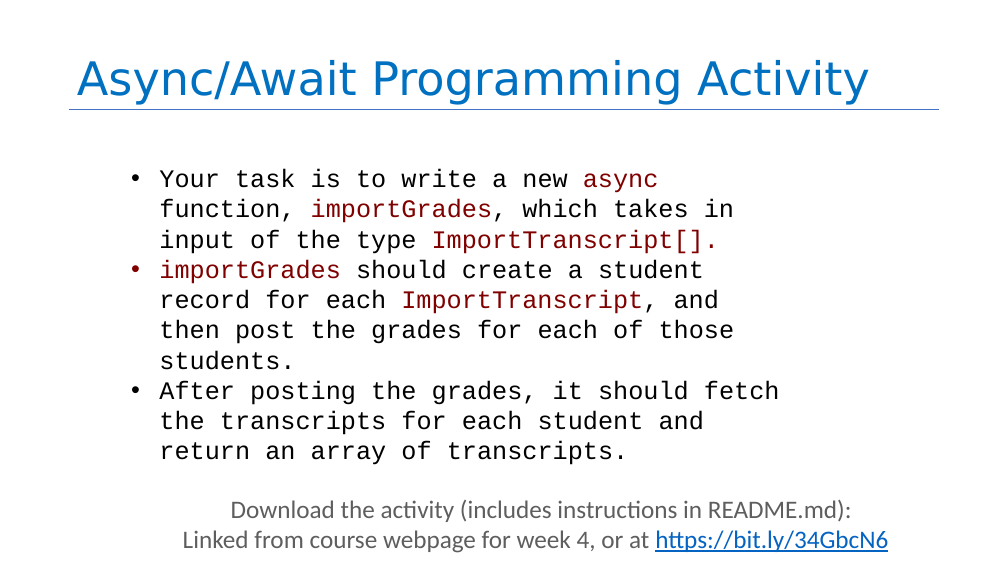
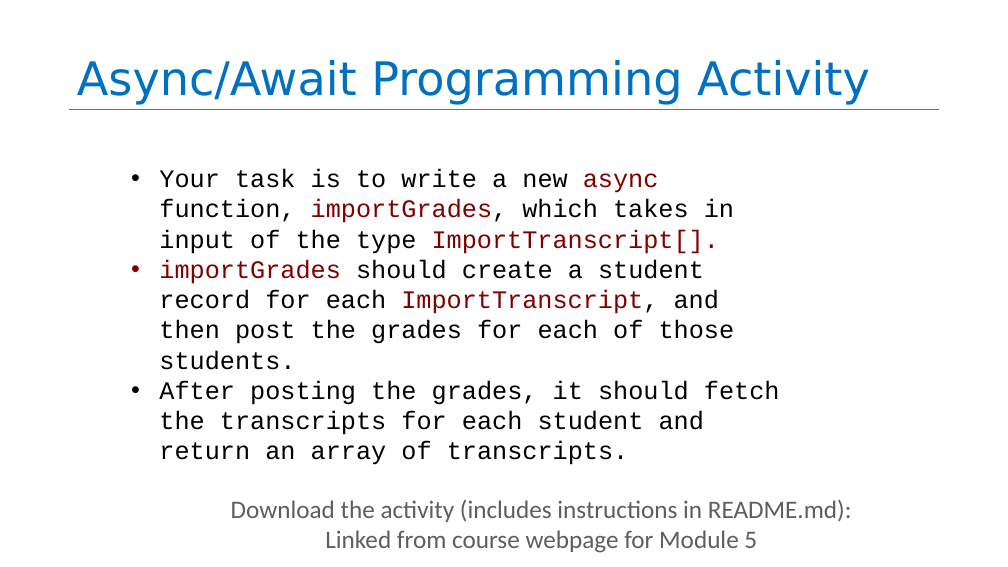
Before and after one commit to neu-se/CS4530-Fall-2022, a slide deck: slide 25 of Slides/Module 05 Concurrency Patterns in Typescript.pptx. Drawn at 1008x567 pixels with LibreOffice and Linux fonts; fonts in the diff are those of the drawing. Boxes give left, top, right and bottom in pixels: in the first picture for what was removed or moved away, otherwise in the second. Text is boxed around its words. In the diff, an @@ line names an element or a change of style, - is before the commit and + after.

Commit message:
updated activity slide, removed old link

```diff
--- a/Slides/Module 05 Concurrency Patterns in Typescript.pptx
+++ b/Slides/Module 05 Concurrency Patterns in Typescript.pptx
@@ text at box(231, 500, 852, 553): text changed @@
-Download the activity (includes instructions in README.md):
-Linked from course webpage for week 4, or at https://bit.ly/34GbcN6
+Download the activity (includes instructions in README.md):
+Linked from course webpage for Module 5
```
Also in this commit, not shown: 1 other file.
